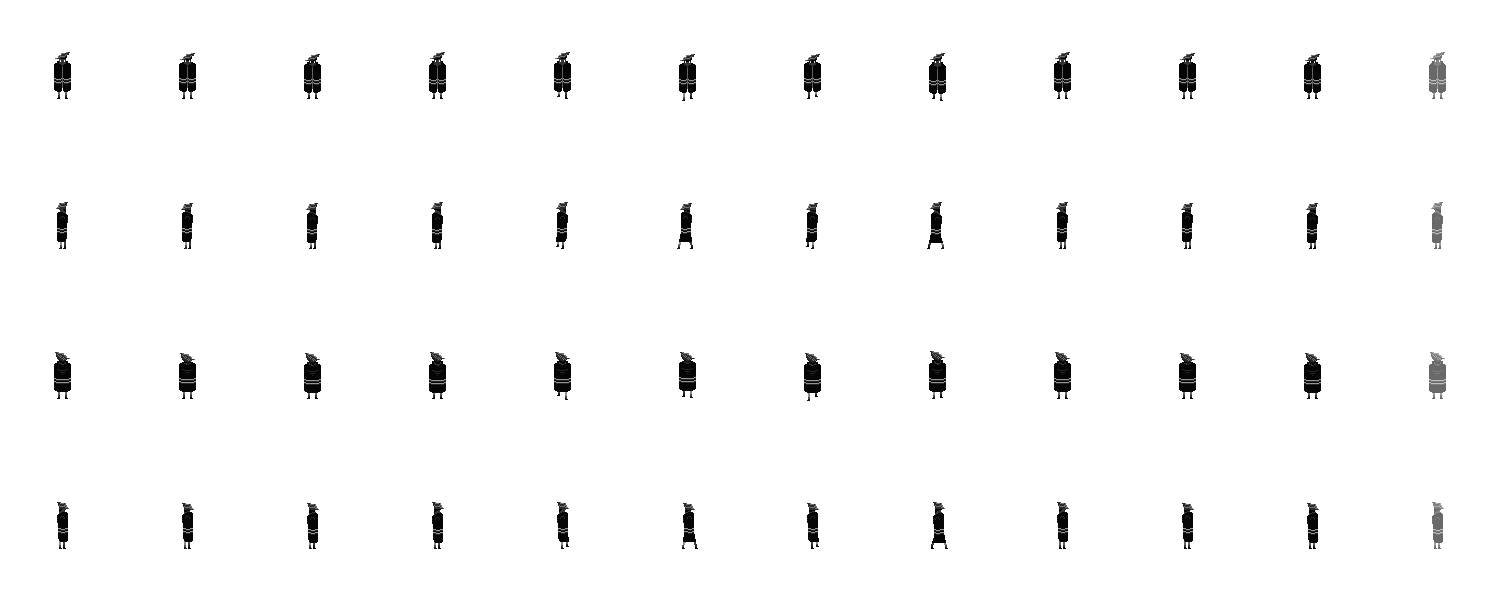
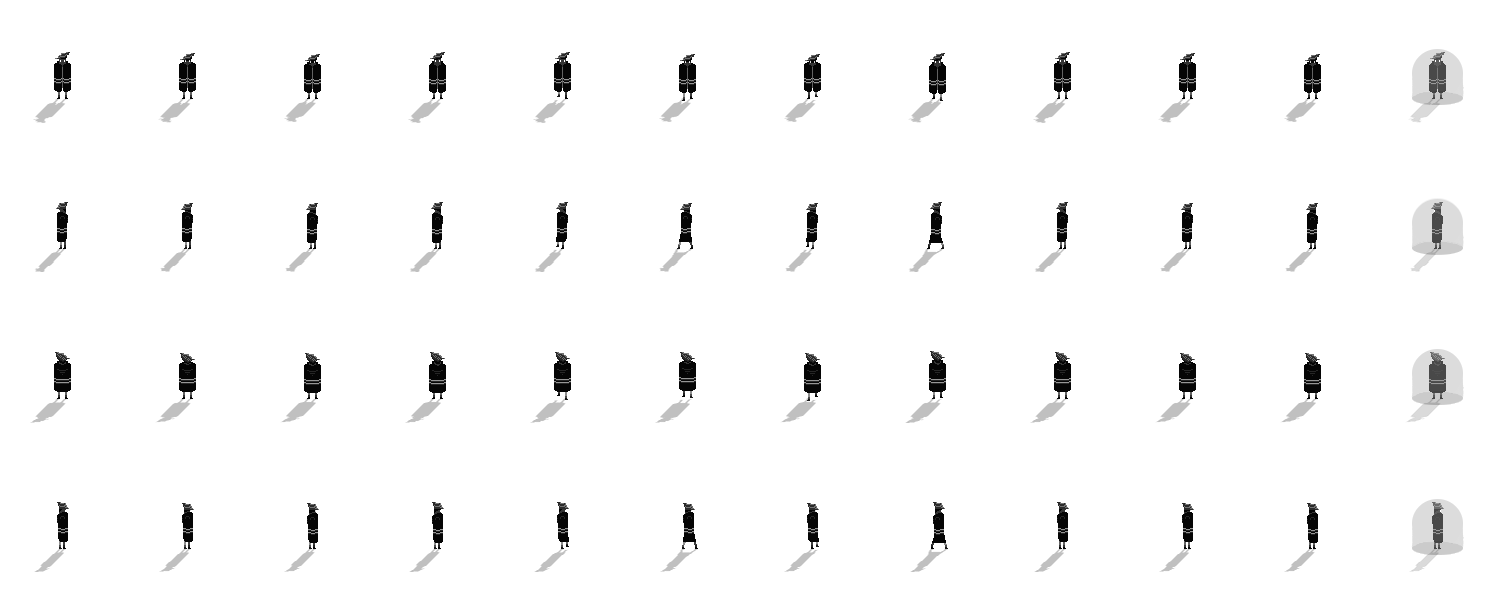
Comparing the layer stacks of the two w=1500, h=600 images. Changes:
added group "shadows" (25%) with 4 layers above "Layer 2" over [30, 98, 1443, 572]
added layer "shadow1" in group "shadows" over [33, 98, 1442, 123]
added layer "shadow2" in group "shadows" over [34, 249, 1440, 272]
added layer "shadow3" in group "shadows" over [30, 398, 1443, 423]
added layer "shadow4" in group "shadows" over [34, 549, 1441, 572]
renamed "Layer 1" to "Layer 2", opacity 60% → 100%, painted on it over [54, 49, 1464, 555]
removed layer "Layer 0" over [54, 98, 1317, 423]
